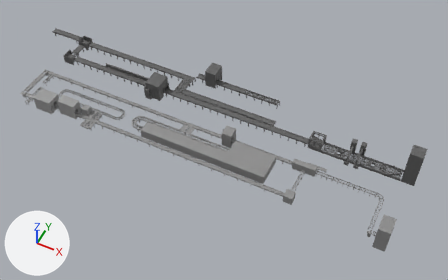
One commit to the glTF model 3D/MainAssy.glb: the scene before it, then after it.
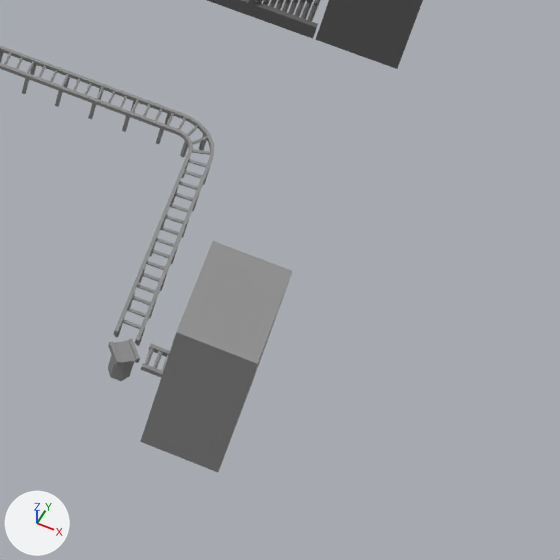
The first picture shows the older version from a camera (50 mm lens) standing at (15.9, -30.5, 36.5) and looking at (1.2, -1.1, -0.3). The close-ups show the older and then the newer version on the part from 78% to 98% of the width and 62% to 95% of the height of that picture. Only the edits that show in the close-ups are written down. Every picture has the same lights, and +X, +Y and +Z are marked at lower left. Vertices at exactly the same position are counted once.

The scene before the commit, as lines of its bpy script (objects in view):
```python
me_idu_final_ms = bpy.data.meshes.new('IDU.Final.Ms')
me_idu_final_ms.from_pydata(...)  # 2522 vertices, 4567 faces; spans x -5.0..15.9, y 0.5..2.4, z 0.0..3.1
me_idu_final_ms.materials.append(mat_idu_final_mt)  # dark grey #626262
me_odu_final_ms = bpy.data.meshes.new('ODU.Final.Ms')
me_odu_final_ms.from_pydata(...)  # 2417 vertices, 4156 faces; spans x -0.1..15.6, y -5.3..-0.7, z -0.3..1.9
me_odu_final_ms.materials.append(mat_odu_final_mt)  # grey #8f8f8f
# before: 1933 (14.1, -4.7, -0.1) at pixel (107, 367), 1935 (14.1, -4.6, -0.1), 1937 (14.3, -4.6, -0.1), 1939 (14.3, -4.7, -0.1) at pixel (129, 376), 1941 (14.3, -4.8, -0.1) at pixel (121, 381)
# before: 1943 (14.1, -4.8, -0.1) at pixel (110, 377)
ob_idu_final = bpy.data.objects.new('IDU.Final', me_idu_final_ms)
ob_idu_final.location = (0.0, 0.0, 0.0)
ob_odu_final = bpy.data.objects.new('ODU.Final', me_odu_final_ms)
ob_odu_final.location = (0.0, 0.0, 0.0)
```
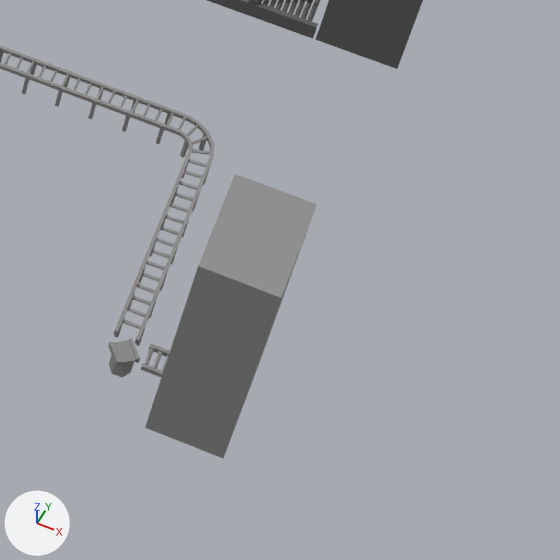
The newer file is also turned or shifted as a whole; pictures and numbers use the older file's frame.

What differs and where, as boxes (x1, y1, x2, y2) in the close-ups (560 x 560 px; the box of a moved part takes in the faces that stretch with it):
```json
{"object": "ODU.Final", "change": "reshaped", "before": [0, 46, 293, 472], "after": [0, 45, 317, 458]}
{"part": 1, "of": "me_odu_final_ms", "change": "moved or reshaped", "before": [140, 241, 293, 472], "after": [145, 174, 317, 458]}
{"part": 2, "of": "me_odu_final_ms", "change": "moved or reshaped", "before": [108, 355, 134, 381], "after": [109, 355, 134, 378]}
```

The change, as JSON lines over the scene's bpy script:
```json
{"block": "me_odu_final_ms", "where": "# used by ob_odu_final; location = (0.0, 0.0, 0.0)"}
{"op": "remove", "block": "me_odu_final_ms", "code": "me_odu_final_ms.from_pydata(...)  # 2417 vertices, 4156 faces; spans x -0.1..15.6, y -5.3..-0.7, z -0.3..1.9"}
{"op": "add", "block": "me_odu_final_ms", "code": "me_odu_final_ms.from_pydata(...)  # 2417 vertices, 4156 faces; spans x -0.1..15.6, y -5.3..-0.7, z 0.0..3.1"}
{"block": "me_odu_final_ms", "change": "me_odu_final_ms part 1: the loose piece of 8 vertices spanning x 14.7..15.6, y -5.3..-4.0, z -0.3..1.9 is scaled about its middle by (1, 1, 1.43), then moved by (0.0, 0.0, 0.8)"}
{"block": "me_odu_final_ms", "change": "me_odu_final_ms part 2"}
{"op": "add", "block": "me_odu_final_ms", "code": "for i in [1933, 1935, 1937, 1939, 1941, 1943]: me_odu_final_ms.vertices[i].co += Vector((0.0, 0.0, 0.1))"}
{"block": "me_odu_final_ms", "change": "other edits to the shape of me_odu_final_ms do not show in these pictures"}
```
